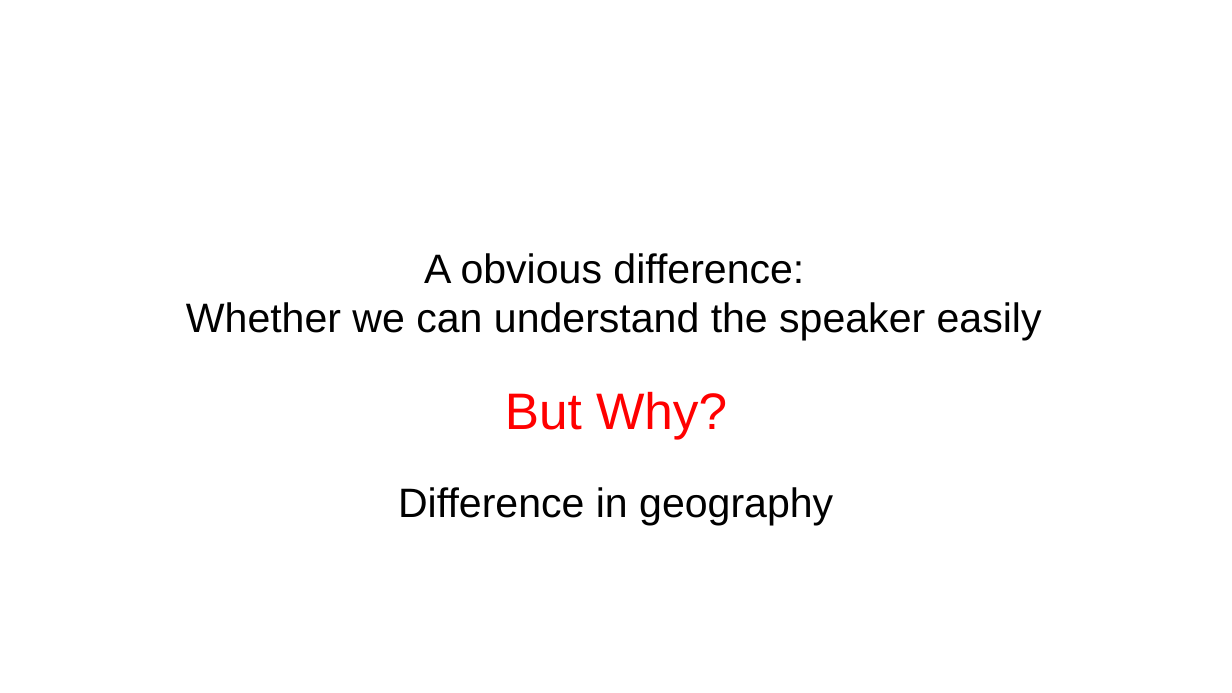
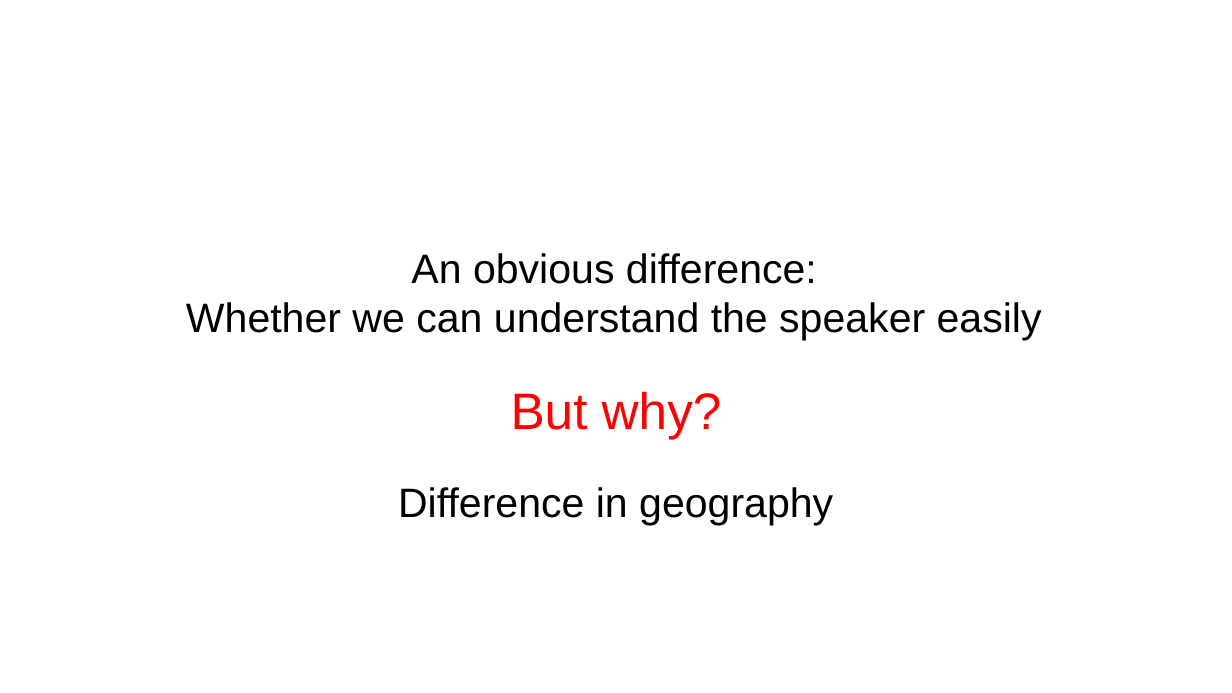
Before and after one commit to poembelief4/note, a slide deck: slide 4 of 南科大/SE2/presentation.pptx. Drawn at 1232x693 pixels with LibreOffice and Linux fonts; fonts in the diff are those of the drawing. Boxes give left, top, right and bottom in pixels: in the first picture for what was removed or moved away, otherwise in the second. Text is boxed around its words. In the diff, an @@ line names an element or a change of style, - is before the commit and + after.

```diff
--- a/南科大/SE2/presentation.pptx
+++ b/南科大/SE2/presentation.pptx
@@ text at (411, 253, 817, 284): text changed @@
-A obvious difference:
+An obvious difference:
@@ text at (511, 391, 722, 439): text changed @@
-But Why?
+But why?
```
Also in this commit, not shown: 2 other slides changed, 5 slides added, 2 other files.
